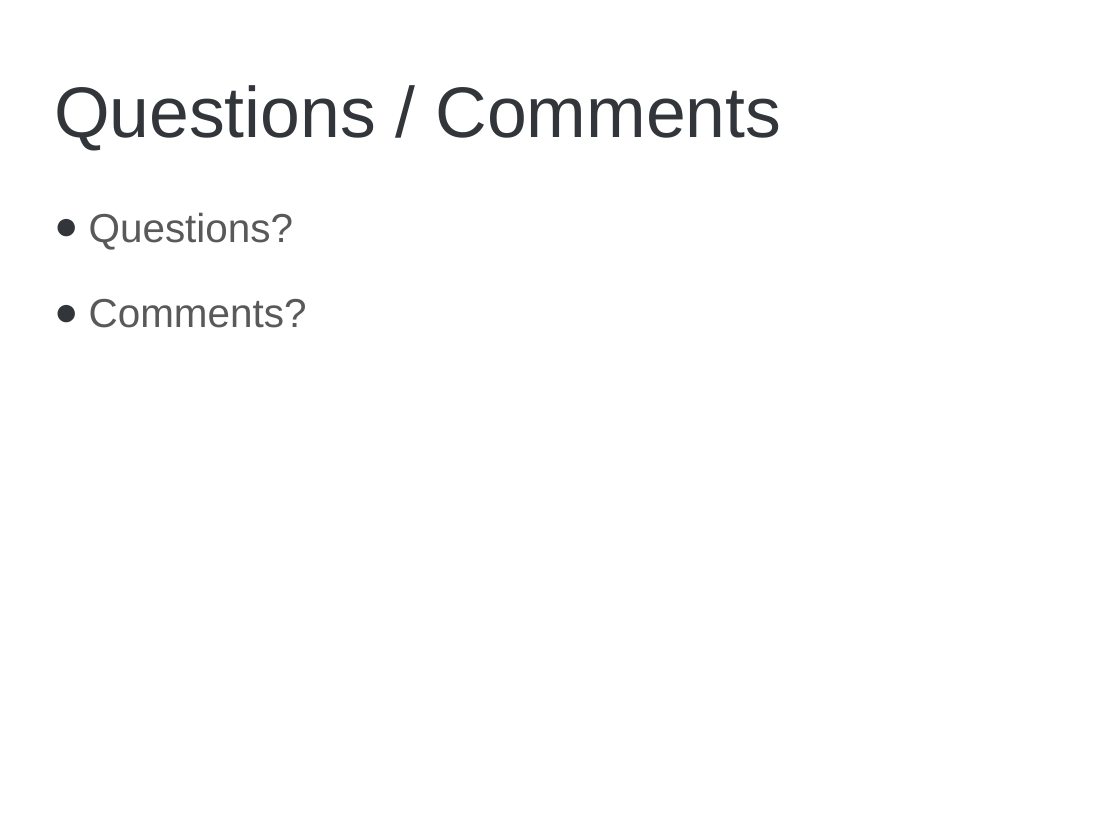
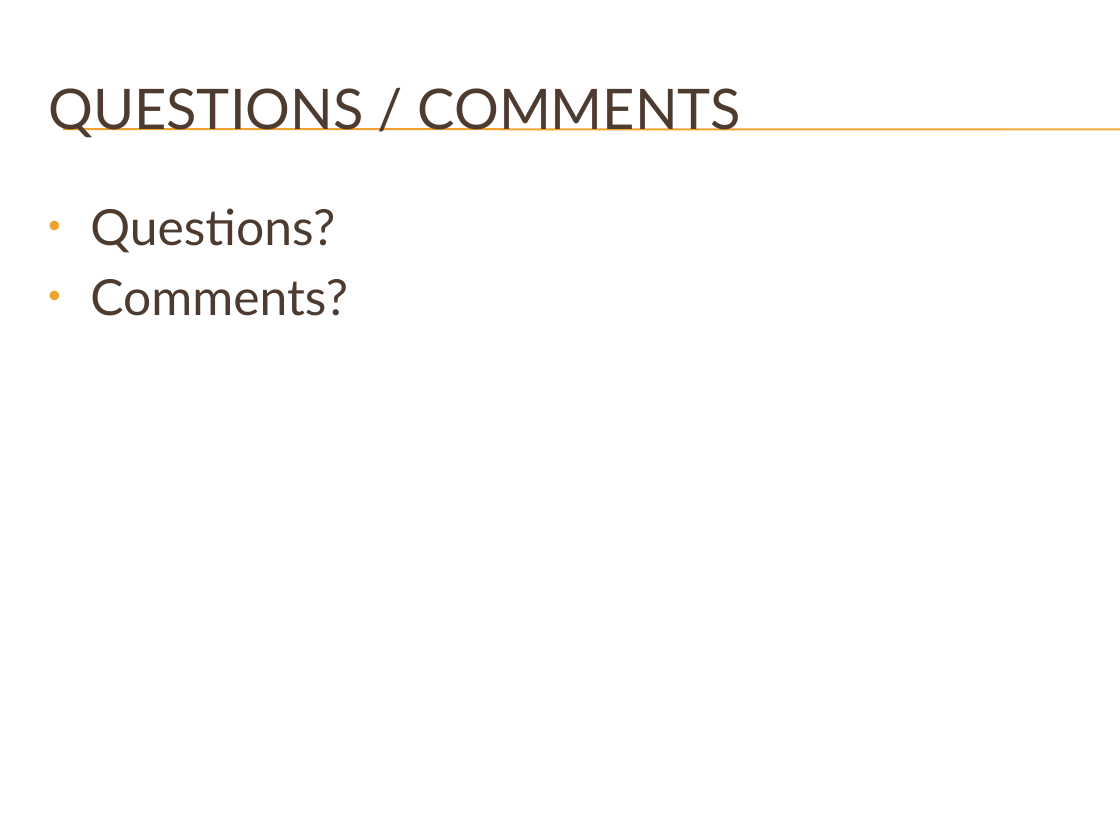
Before and after one commit to brycep/thomas, a slide deck: slide 14 of thomas-android/src/main/presentations/Unit Testing.pptx (slide 12 before the commit). Drawn at 1120x840 pixels with LibreOffice and Linux fonts; fonts in the diff are those of the drawing; background and template pictures are left out. Boxes give left, top, right and bottom in pixels: in the first picture for what was removed or moved away, otherwise in the second. Text is boxed around its words. In the diff, an @@ line names an element or a change of style, - is before the commit and + after.

Commit message:
Updated presentation theme and content. Should be more or less final at this point.

```diff
--- a/thomas-android/src/main/presentations/Unit Testing.pptx
+++ b/thomas-android/src/main/presentations/Unit Testing.pptx
@@ title at box(48, 88, 742, 138): text changed; size 46 to 36 pt; font Arial to Lato; text colour #32363B to #4E3B30 @@
-Questions / Comments
+QUESTIONS / COMMENTS
@@ line added from (63, 129) to (1120, 129), #F0A22E 0.75 pt @@
@@ line added from (63, 130) to (1120, 130), #F0A22E 0.75 pt @@
@@ text "Questions?" at box(90, 208, 348, 316): size 26 to 32 pt, font Arial to Lato, text colour #595959 to #4E3B30; bullet ● to •; less space between paragraphs; bullet colour #32363B to #F0A22E @@
```
Also in this commit, not shown: 8 other slides changed, 5 slides added, 3 slides removed.
